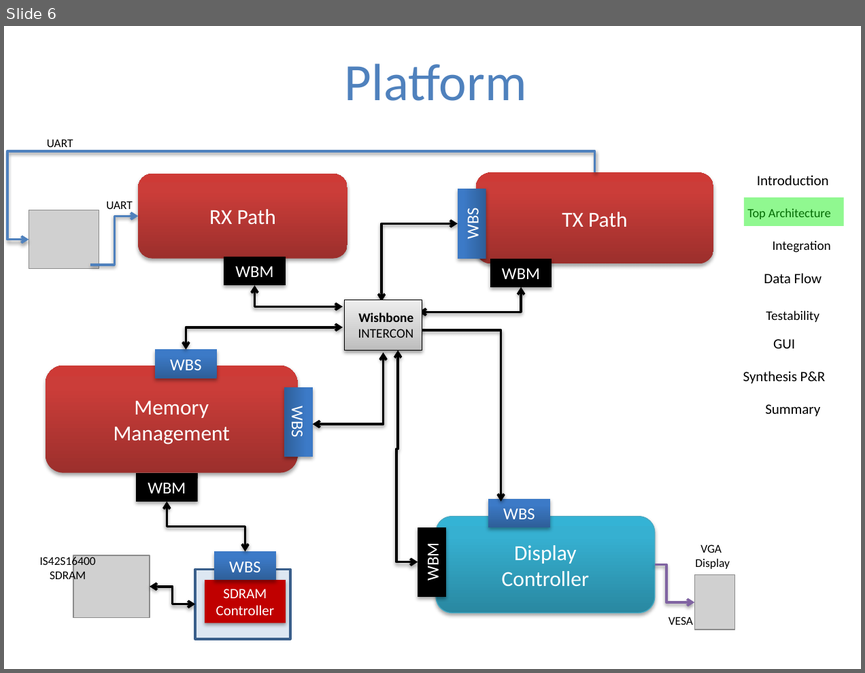
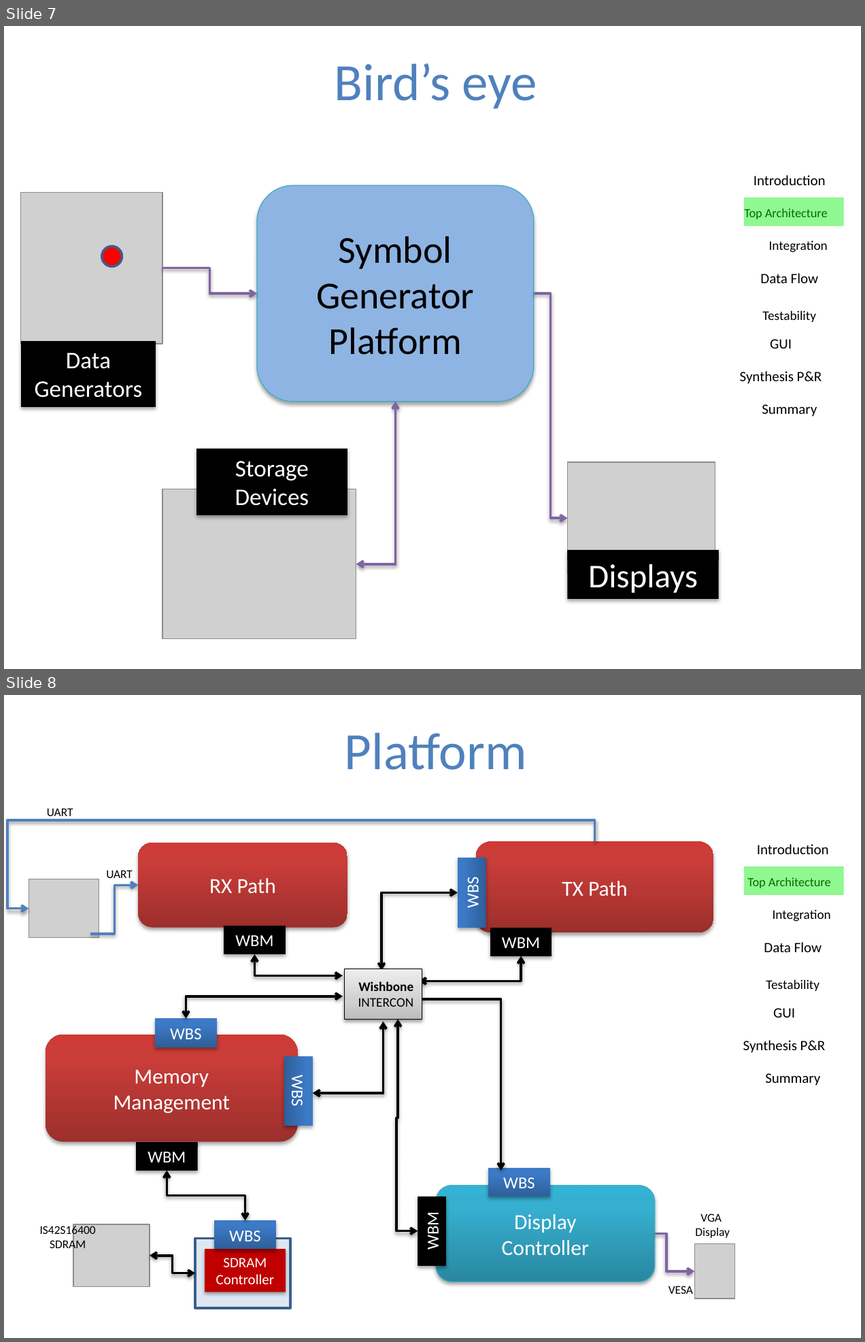
Before and after one commit to sandro6579/symbol-generator, a slide deck: Presentation/Part_B_final/Symbol_Generator_Project_Presentation_Part_B.pptx. Shown one above the other, each under a label of ours: slide 6 before the commit, slides 7 and 8 after it. The pictures are 865x673 and 865x1342 pixels, drawn with LibreOffice and Linux fonts; fonts in the diff are those of the drawing; grey boxes stand for pictures; background and template pictures are left out. Boxes give left, top, right and bottom in pixels: in the first picture for what was removed or moved away, otherwise in the second. Text is boxed around its words. In the diff, an @@ line names an element or a change of style, - is before the commit and + after.

```diff
--- a/Presentation/Part_B_final/Symbol_Generator_Project_Presentation_Part_B.pptx
+++ b/Presentation/Part_B_final/Symbol_Generator_Project_Presentation_Part_B.pptx
@@ slide 7 added at box(4, 26, 861, 669), background picture (left out) @@
@@ title added at box(334, 63, 537, 109), 44 pt, text #4F81BD @@
+Bird’s eye
@@ rounded rectangle added at box(257, 185, 534, 401), fill #8EB4E3, outline #46AAC5 0.75 pt, 32 pt, text #000000 @@
+Symbol Generator
+Platform
@@ picture added at box(21, 192, 162, 344) @@
@@ rectangle added at box(743, 197, 844, 226), fill #0AF00A at 45% opacity @@
@@ ellipse added at box(102, 246, 122, 267), fill #FF0000, outline #3A5F8C 2 pt @@
@@ elbow arrow added from (162, 267) to (257, 293), #8064A2 2 pt @@
@@ elbow arrow added from (534, 293) to (567, 518), #8064A2 2 pt @@
@@ rectangle added at box(21, 340, 156, 406), fill #000000, 20 pt, text #FFFFFF @@
+Data
+Generators
@@ elbow double arrow added from (396, 401) to (356, 564), #8064A2 2 pt @@
@@ group added at box(719, 175, 836, 416): 7 texts, 1 rectangle @@
+Introduction
+Top Architecture
+Integration
+Data Flow
+Testability
+GUI
+Synthesis P&R
+Summary
@@ rectangle added at box(196, 448, 347, 514), fill #000000, 20 pt, text #FFFFFF @@
+Storage Devices
@@ picture added at box(567, 462, 715, 573) @@
@@ picture added at box(162, 488, 356, 639) @@
@@ rectangle added at box(567, 550, 718, 599), fill #000000, 28 pt, text #FFFFFF @@
+Displays
@@ what was slide 6 is now slide 8 @@
```
Also in this commit, not shown: 9 slides changed, 4 other slides added, 1 other file.
